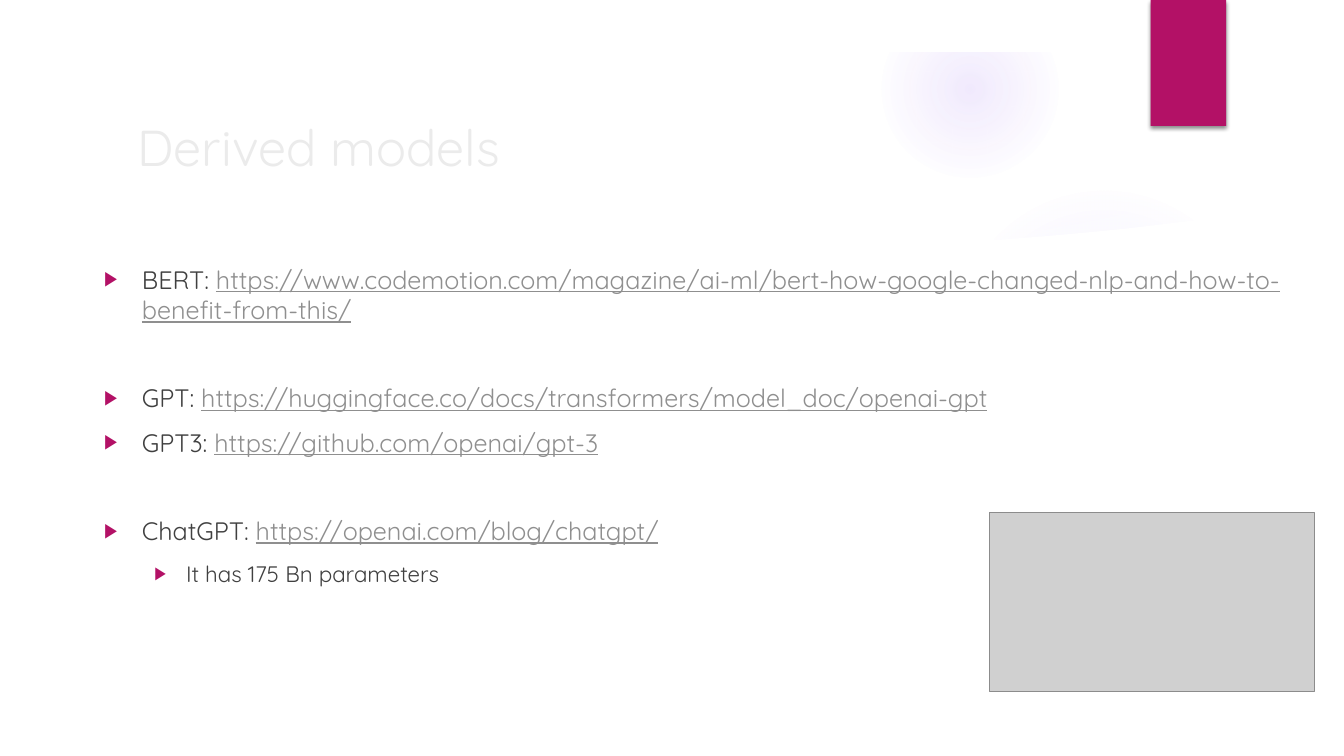
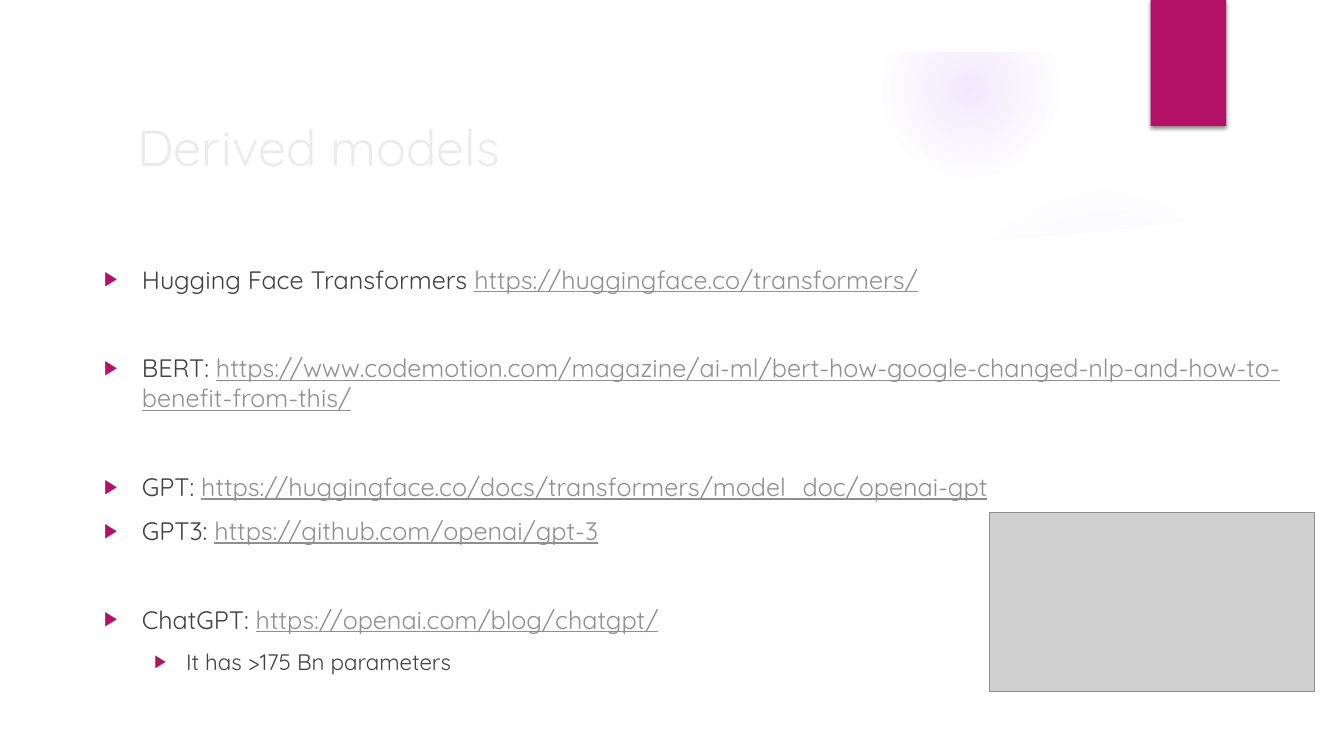
Before and after one commit to erdeq-upenn/code_public, a slide deck: slide 12 of slides/Transformer Review.pptx (slide 11 before the commit). Drawn at 1344x756 pixels with LibreOffice and Linux fonts; fonts in the diff are those of the drawing; grey boxes stand for pictures; background and template pictures are left out. Boxes give left, top, right and bottom in pixels: in the first picture for what was removed or moved away, otherwise in the second. Text is boxed around its words. In the diff, an @@ line names an element or a change of style, - is before the commit and + after.

Commit message:
transformer

```diff
--- a/slides/Transformer Review.pptx
+++ b/slides/Transformer Review.pptx
@@ text at bbox=[142, 269, 918, 294]: paragraph added @@
+▶ Hugging Face Transformers https://huggingface.co/transformers/
@@ text at bbox=[186, 653, 451, 675]: text changed @@
-  ▶ It has 175 Bn parameters
+  ▶ It has >175 Bn parameters
```
Also in this commit, not shown: 3 other slides changed, 2 slides added, 1 other file.
